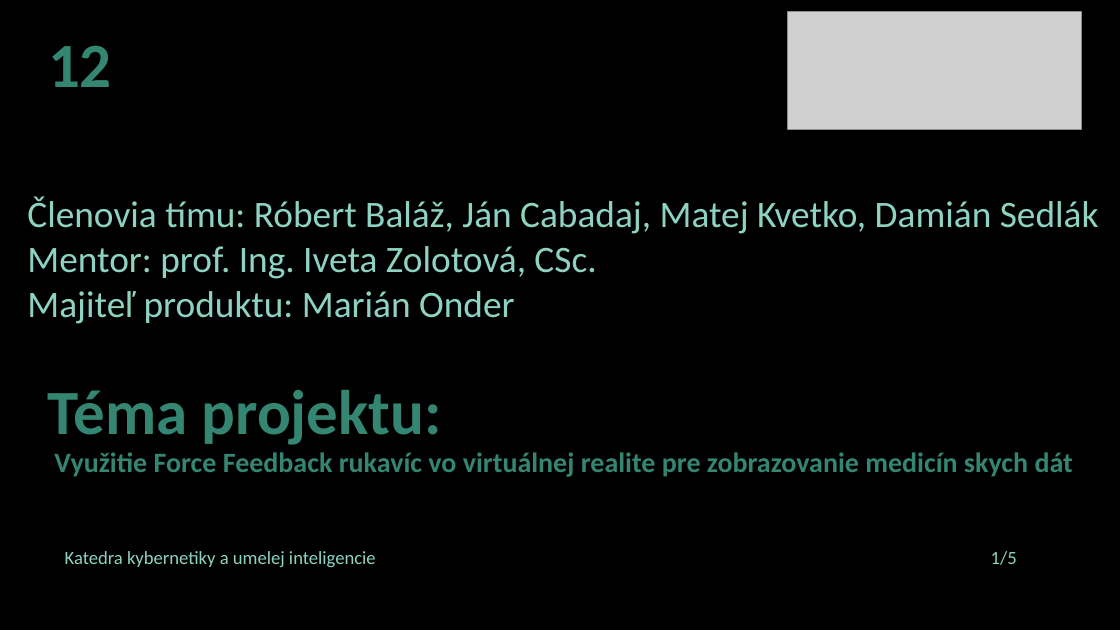
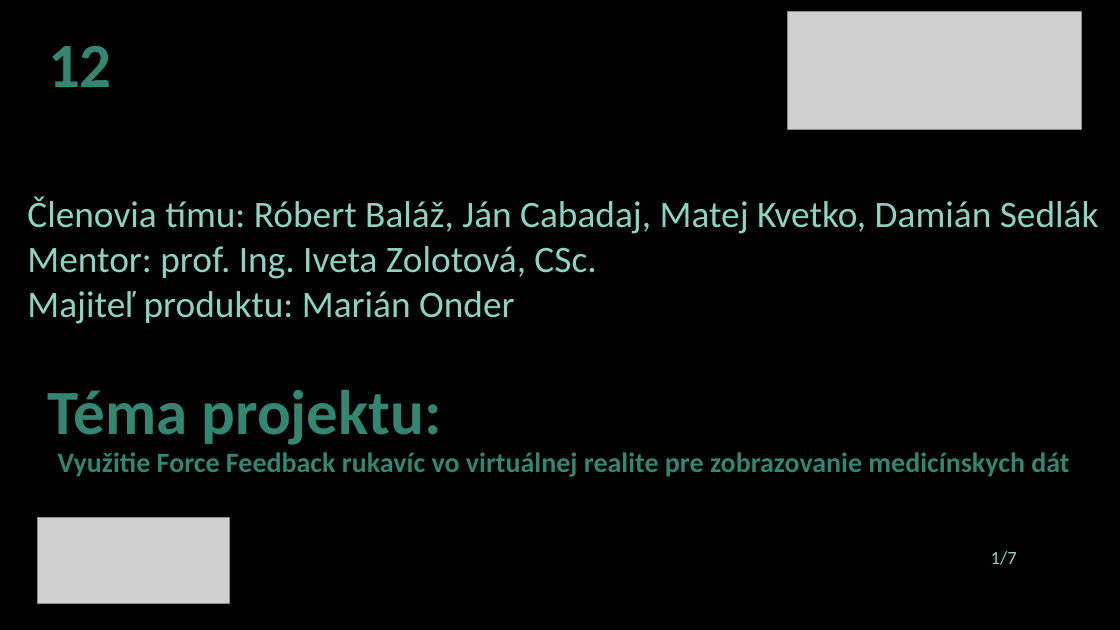
Before and after one commit to rbalaz/liveproject3dglove-, a slide deck: slide 1 of tp_presentation.pptx. Drawn at 1120x630 pixels with LibreOffice and Linux fonts; fonts in the diff are those of the drawing; grey boxes stand for pictures; background and template pictures are left out. Boxes give left, top, right and bottom in pixels: in the first picture for what was removed or moved away, otherwise in the second. Text is boxed around its words. In the diff, an @@ line names an element or a change of style, - is before the commit and + after.

```diff
--- a/tp_presentation.pptx
+++ b/tp_presentation.pptx
@@ text at (58, 452, 1069, 477): spaces changed @@
-Využitie Force Feedback rukavíc vo virtuálnej realite pre zobrazovanie medicín skych dát
+Využitie Force Feedback rukavíc vo virtuálnej realite pre zobrazovanie medicínskych dát
@@ picture added at (37, 518, 229, 603) @@
@@ text removed at (65, 551, 376, 567) @@
-Katedra kybernetiky a umelej inteligencie
@@ page number at (991, 551, 1017, 565): text changed @@
-1/5
+1/7
```
Also in this commit, not shown: 3 other slides changed, 3 slides added, 1 slide removed.
